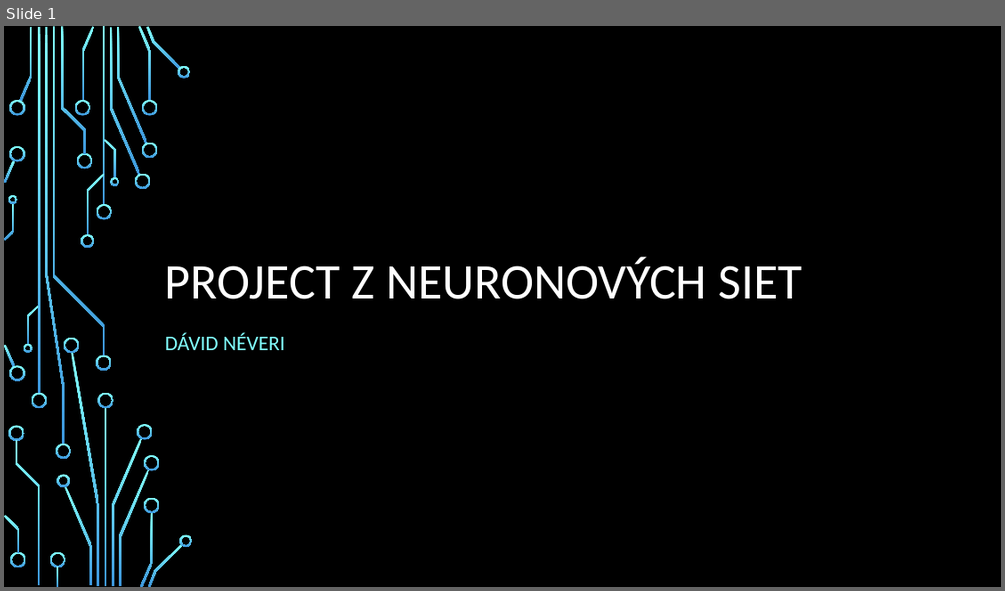
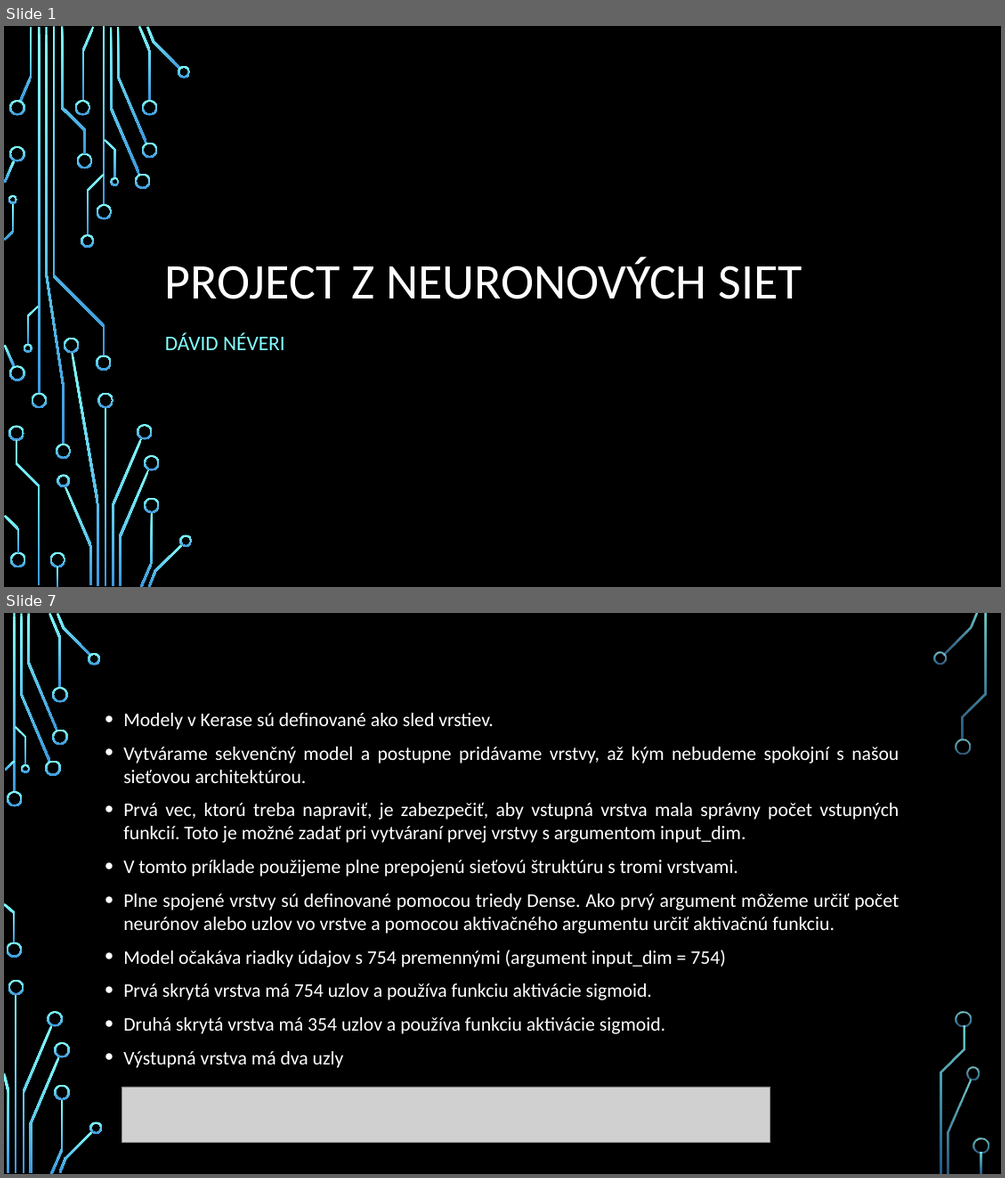
Before and after one commit to georgeob/Neveri_NS2020, a slide deck: Néveri_NS2019.pptx. Shown one above the other, each under a label of ours: slide 1 before the commit, slides 1 and 7 after it; the slides between them are not shown. The pictures are 1005x591 and 1005x1178 pixels, drawn with LibreOffice and Linux fonts; fonts in the diff are those of the drawing; grey boxes stand for pictures; background and template pictures are left out. Boxes give left, top, right and bottom in pixels: in the first picture for what was removed or moved away, otherwise in the second. Text is boxed around its words. In the diff, an @@ line names an element or a change of style, - is before the commit and + after.

```diff
--- a/Néveri_NS2019.pptx
+++ b/Néveri_NS2019.pptx
@@ slide 7 added at box(4, 613, 1001, 1174), background picture (left out) @@
@@ text added at box(123, 713, 898, 1068), 18.6 pt, text #FFFFFF @@
+• Modely v Kerase sú definované ako sled vrstiev.
+• Vytvárame sekvenčný model a postupne pridávame vrstvy, až kým nebudeme spokojní s našou sieťovou architektúrou.
+• Prvá vec, ktorú treba napraviť, je zabezpečiť, aby vstupná vrstva mala správny počet vstupných funkcií. Toto je možné zadať pri vytváraní prvej vrstvy s argumentom input_dim.
+• V tomto príklade použijeme plne prepojenú sieťovú štruktúru s tromi vrstvami.
+• Plne spojené vrstvy sú definované pomocou triedy Dense. Ako prvý argument môžeme určiť počet neurónov alebo uzlov vo vrstve a pomocou aktivačného argumentu určiť aktivačnú funkciu.
+• Model očakáva riadky údajov s 754 premennými (argument input_dim = 754)
+• Prvá skrytá vrstva má 754 uzlov a používa funkciu aktivácie sigmoid.
+• Druhá skrytá vrstva má 354 uzlov a používa funkciu aktivácie sigmoid.
+• Výstupná vrstva má dva uzly
@@ picture added at box(122, 1086, 770, 1142) @@
@@ group added at box(4, 613, 989, 1174): 33 freeform shapes, 3 rectangles @@
```
Also in this commit, not shown: 13 other slides added, 1 slide removed.
